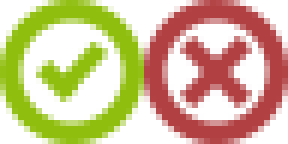
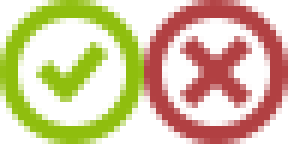
The second 288×144 image is a revision of the first. Changes to its layers:
renamed "Check mark" to "Check Mark", moved it above "Cross" over [left=18, top=18, right=126, bottom=126]
renamed "Shape 2" to "Glyph", painted on it over [left=42, top=48, right=102, bottom=96]
removed layer "Shape 1" from group "Check mark" over [left=42, top=66, right=72, bottom=96]
removed layer "Ellipse 2" (2nd of 2, in "Check mark") from group "Check mark" over [left=18, top=18, right=126, bottom=126]
added layer "Circle" (1st of 2, in "Check Mark") in group "Check Mark" over [left=18, top=18, right=126, bottom=126]
renamed "Shape 3 copy" to "Glyph", painted on it over [left=198, top=72, right=204, bottom=78]
removed layer "Shape 3" from group "Cross" over [left=198, top=72, right=204, bottom=78]
removed layer "Ellipse 2" (1st of 2, in "Cross") from group "Cross" over [left=162, top=18, right=270, bottom=126]
added layer "Circle" (2nd of 2, in "Cross") in group "Cross" over [left=162, top=18, right=270, bottom=126]
